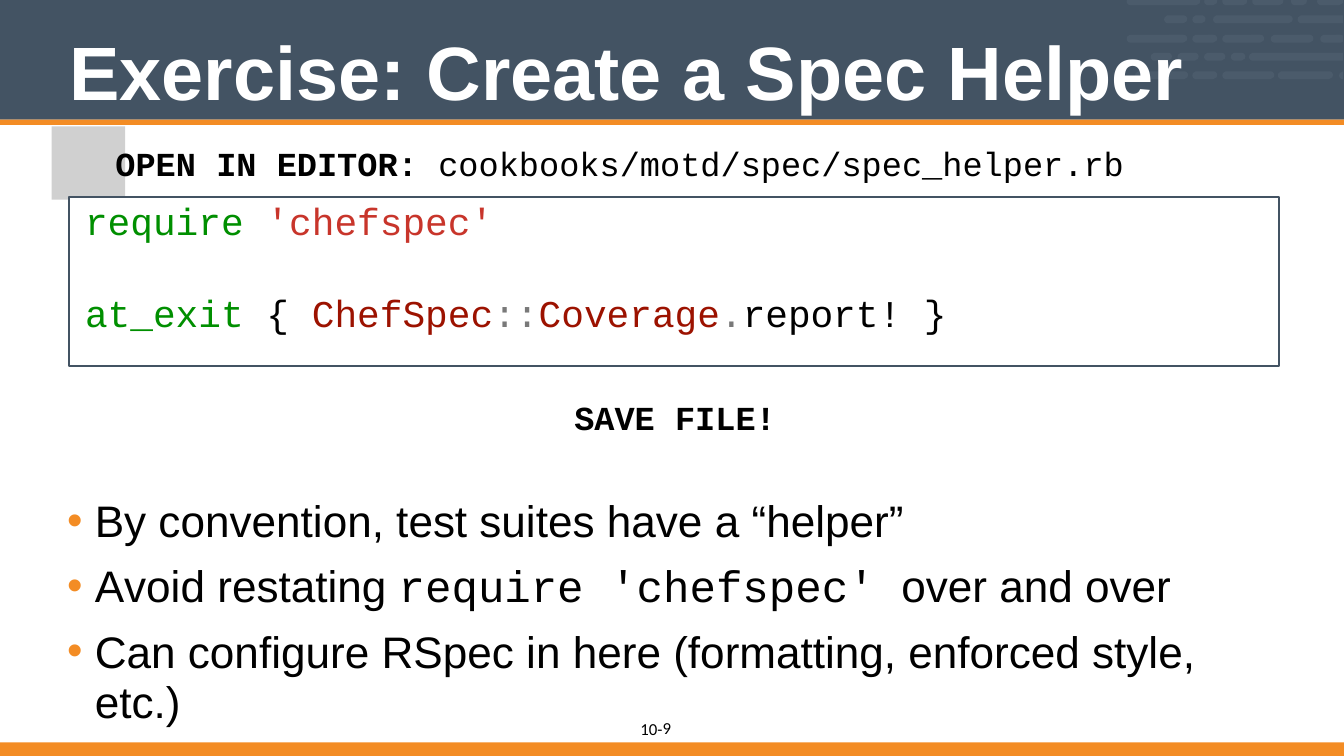
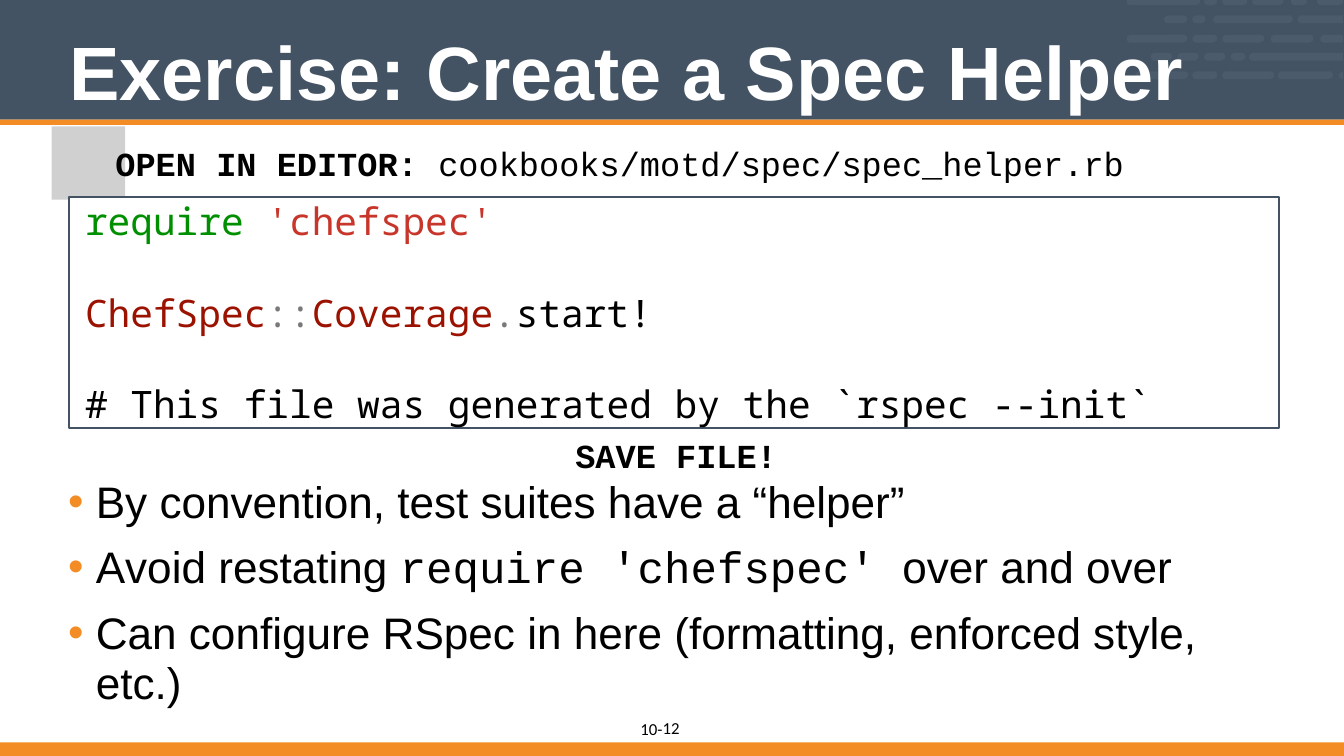
Before and after one commit to vinyar/chef-intermediate, a slide deck: slide 12 of 10-introduction_to_chefspec.pptx (slide 9 before the commit). Drawn at 1344x756 pixels with LibreOffice and Linux fonts; fonts in the diff are those of the drawing; grey boxes stand for pictures. Boxes give left, top, right and bottom in pixels: in the first picture for what was removed or moved away, otherwise in the second. Text is boxed around its words. In the diff, an @@ line names an element or a change of style, - is before the commit and + after.

Commit message:
Update Intro to ChefSpec (Module 10)
* Updated the fonts and formatting
* Updated the commands to remove the 'require_relative'
* Updated to use 'rspec --init' to generate the spec directory
* Added the command generate the spec/unit directory
* Changed coverge to now use ChefSpec::Coverage.start! instead of report! in an at_exit block
* Changed Runner to SoloRunner
* Incluced details about the two different mailx package per platform
* Called the platforms by their platform name instead of platform family

```diff
--- a/10-introduction_to_chefspec.pptx
+++ b/10-introduction_to_chefspec.pptx
@@ rectangle "require 'chefspec'": place and size @@
-rectangle "require 'chefspec'" at (70,197,1279,367)
+rectangle "require 'chefspec'" at (70,197,1279,428)
@@ text in rectangle at (85,206,493,244): font Courier New to Noto Sans Mono in "require 'chefspec'" @@
@@ text in rectangle at (85,298,1151,428): text changed; font Courier New to Noto Sans Mono; text colour #9C1200 to #000000 @@
-at_exit { ChefSpec::Coverage.report! }
+ChefSpec::Coverage.start!
+# This file was generated by the `rspec --init`
@@ text "SAVE FILE!" rewrapped from (95,407,1195,727) to (96,445,1196,708) @@
@@ page number at (663,723,680,734): text changed @@
-9
+12
```
Also in this commit, not shown: 17 other slides changed, 6 slides added, 1 slide removed.
